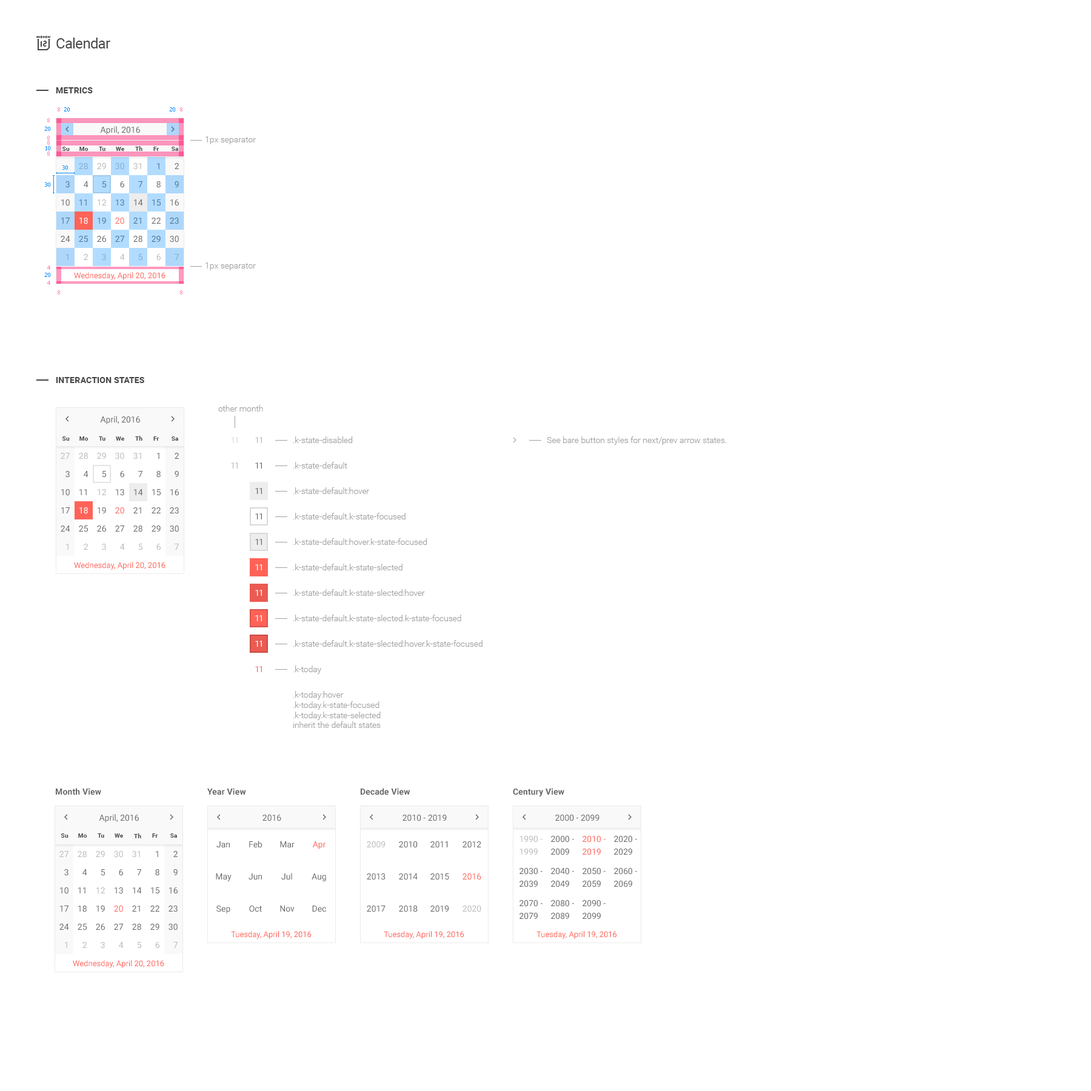
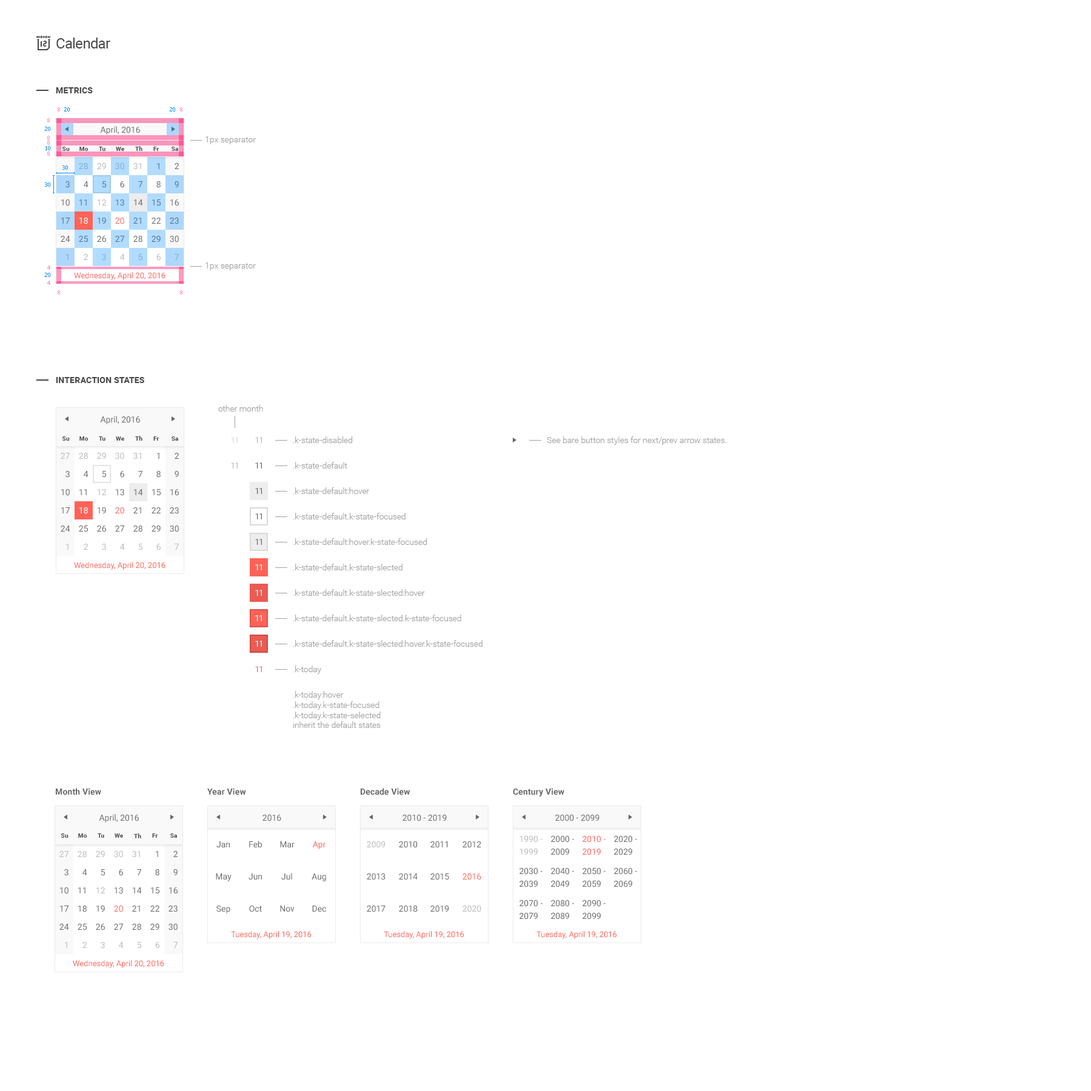
Comparing the layer stacks of the two (1091, 1091) images. Changes:
renamed "arrowhead-w" to "arrow-left", painted on it over [64, 126, 69, 133]
renamed "arrowhead-e" to "arrow-right", painted on it over [171, 126, 176, 133]
added layer "arrow-right" (2nd of 7, in "Calendar" › "arrows-prev-next") in group "arrows-prev-next" over [513, 437, 517, 443]
removed group "disabled" (1st of 2, in "Calendar" › "arrows-prev-next") (1 layers) (was 50%) from group "arrows-prev-next" over [513, 437, 517, 444]
removed layer "arrowhead" from group "disabled" over [513, 437, 517, 444]
renamed "arrowhead-w" to "arrow-left", painted on it over [64, 415, 69, 423]
renamed "arrowhead-e" to "arrow-right", painted on it over [171, 415, 176, 423]
renamed "arrowhead-w" to "arrow-left", painted on it over [522, 814, 526, 821]
renamed "arrowhead-e" to "arrow-right", painted on it over [628, 814, 633, 821]
renamed "arrowhead-w" to "arrow-left", painted on it over [369, 814, 373, 821]
renamed "arrowhead-e" to "arrow-right", painted on it over [476, 814, 480, 821]
renamed "arrowhead-w" to "arrow-left", painted on it over [216, 814, 221, 821]
renamed "arrowhead-e" to "arrow-right", painted on it over [323, 814, 327, 821]
renamed "arrowhead-w" to "arrow-left", painted on it over [63, 814, 68, 821]
renamed "arrowhead-e" to "arrow-right", painted on it over [170, 814, 175, 821]
